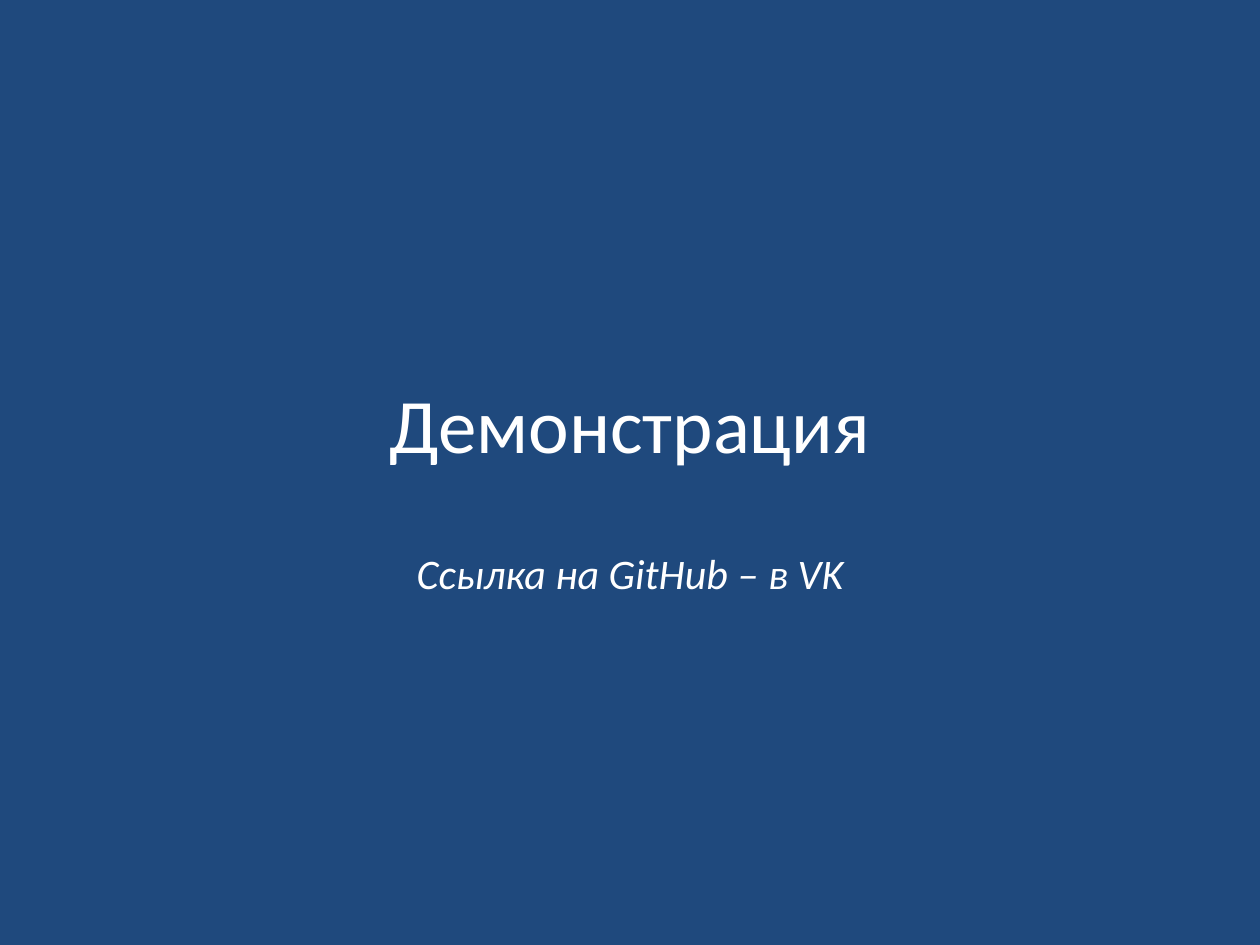
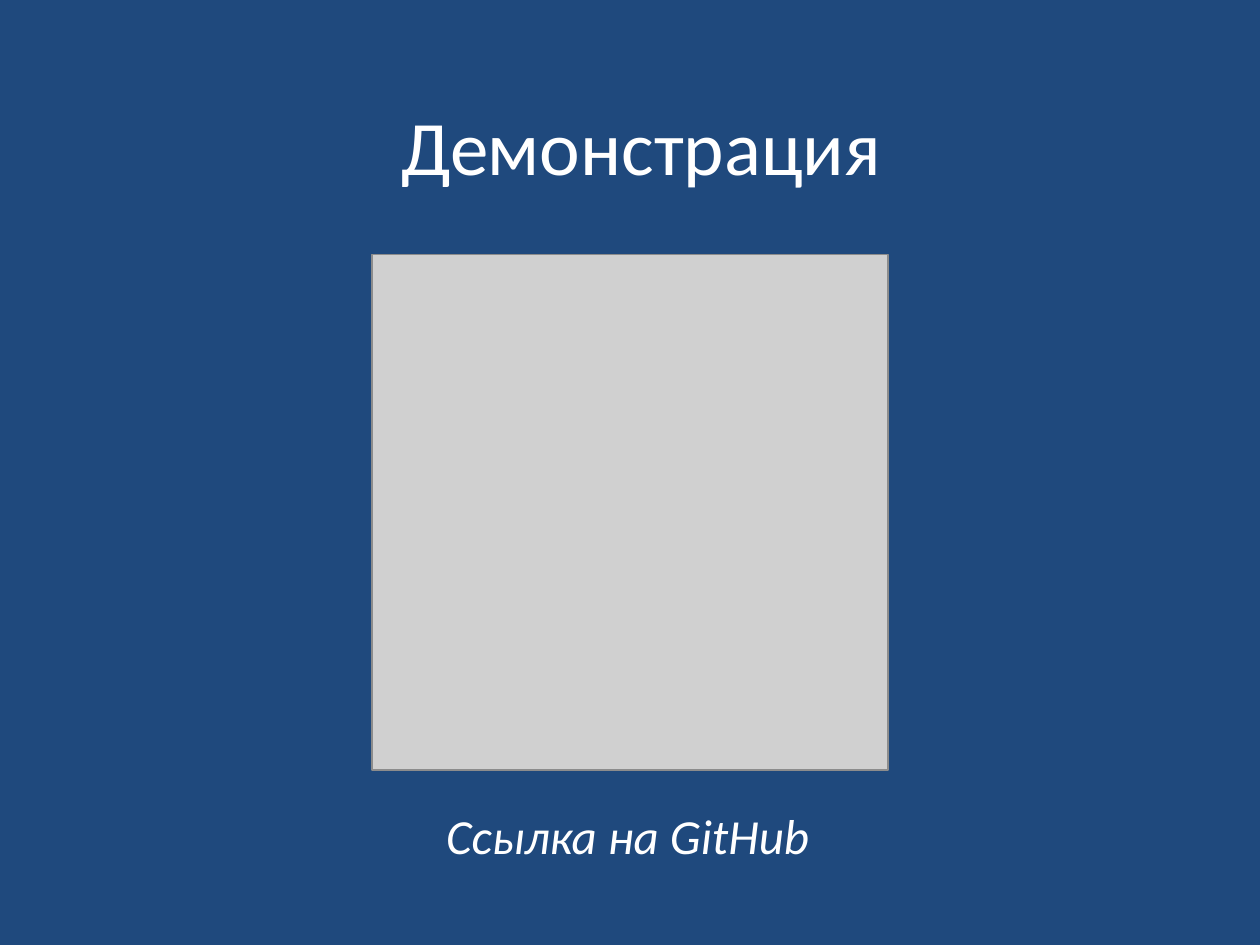
Before and after one commit to leschtsch/compressor, a slide deck: slide 4 of Презентация.pptx. Drawn at 1260x945 pixels with LibreOffice and Linux fonts; fonts in the diff are those of the drawing; grey boxes stand for pictures. Boxes give left, top, right and bottom in pixels: in the first picture for what was removed or moved away, otherwise in the second. Text is boxed around its words. In the diff, an @@ line names an element or a change of style, - is before the commit and + after.

```diff
--- a/Презентация.pptx
+++ b/Презентация.pptx
@@ title "Демонстрация": place and size @@
-title "Демонстрация" at <box>390,403,870,466</box>
+title "Демонстрация" at <box>401,125,881,188</box>
@@ picture added at <box>372,255,887,770</box> @@
@@ text at <box>446,820,809,855</box>: text changed; size 24 to 28 pt @@
-Ссылка на GitHub – в VK
+Ссылка на GitHub
```
Also in this commit, not shown: 5 other slides changed, 3 slides added, 7 other files.
